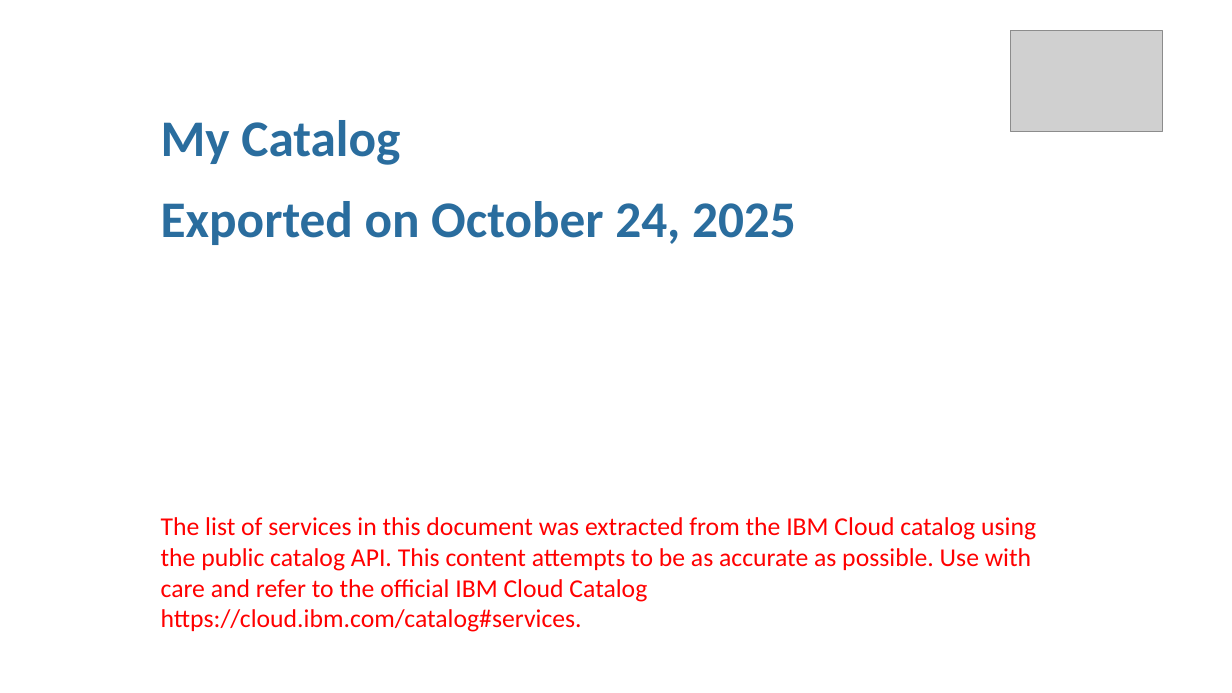
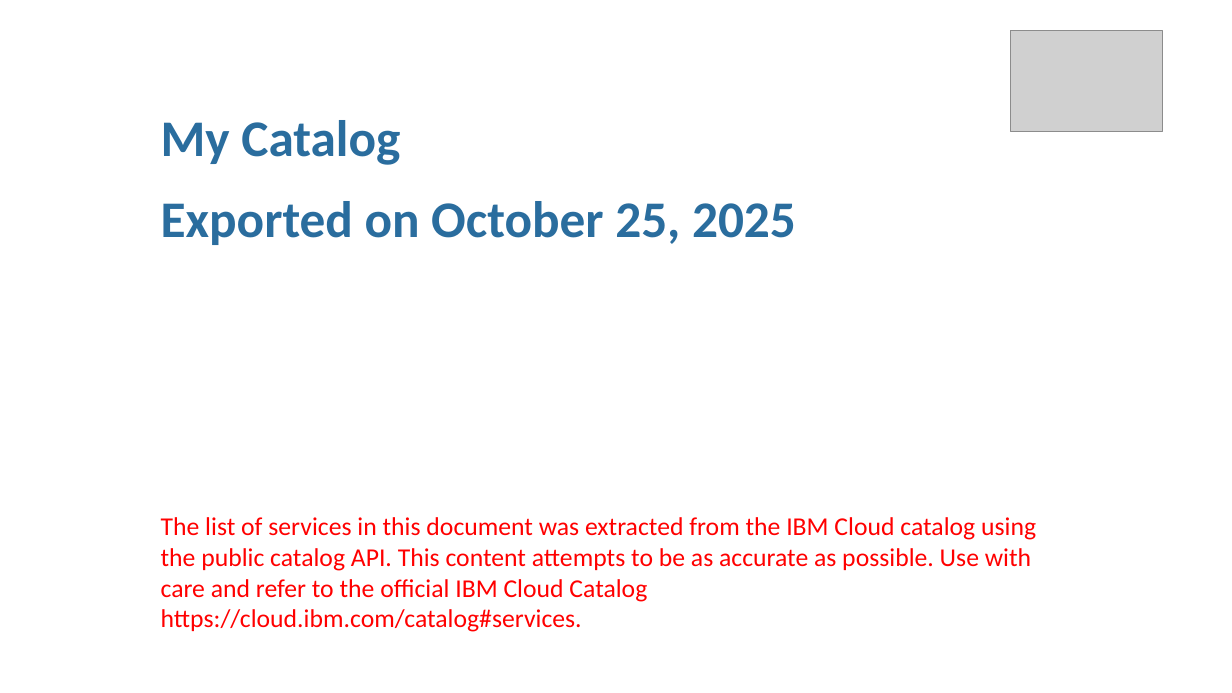
Before and after one commit to aairom/mycatalog, a slide deck: slide 1 of docs/generated/mycatalog.pptx. Drawn at 1232x693 pixels with LibreOffice and Linux fonts; fonts in the diff are those of the drawing; grey boxes stand for pictures. Boxes give left, top, right and bottom in pixels: in the first picture for what was removed or moved away, otherwise in the second. Text is boxed around its words. In the diff, an @@ line names an element or a change of style, - is before the commit and + after.

```diff
--- a/docs/generated/mycatalog.pptx
+++ b/docs/generated/mycatalog.pptx
@@ text at box(161, 201, 796, 245): text changed @@
-Exported on October 24, 2025
+Exported on October 25, 2025
```
Also in this commit, not shown: 7 other files.
